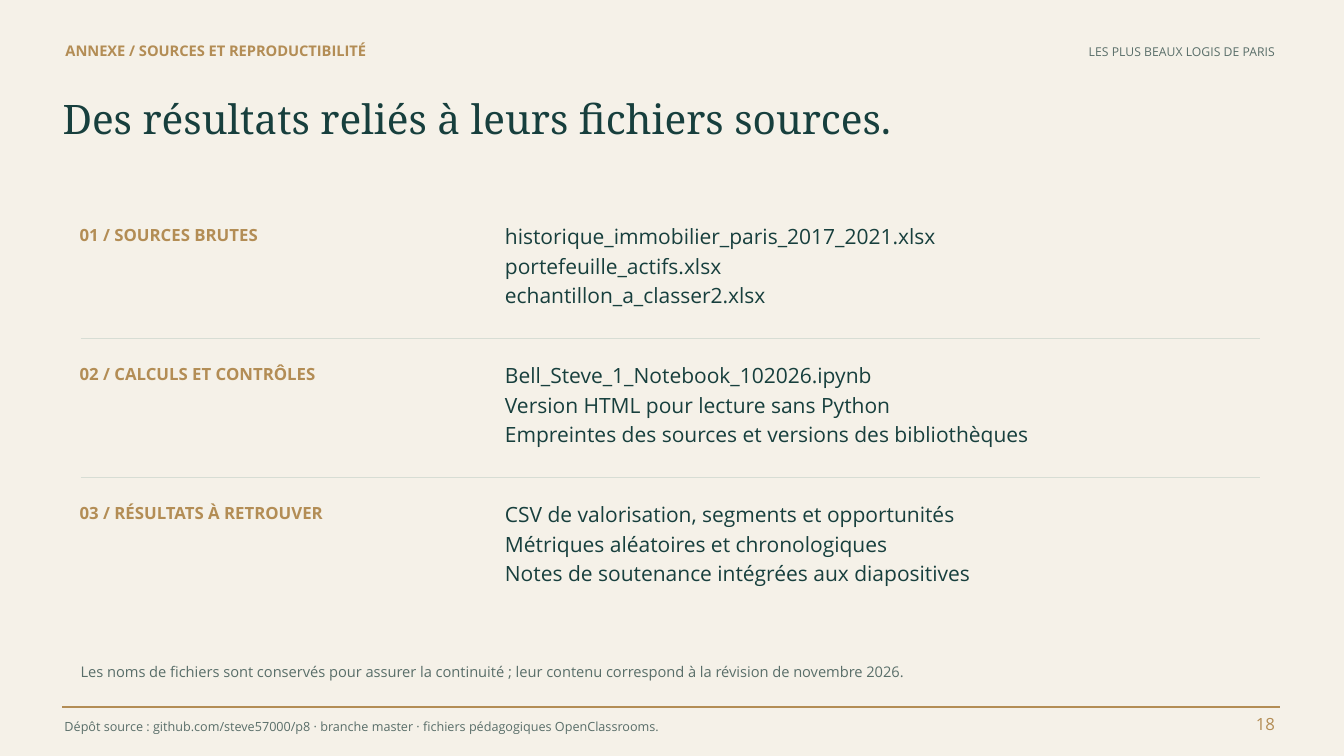
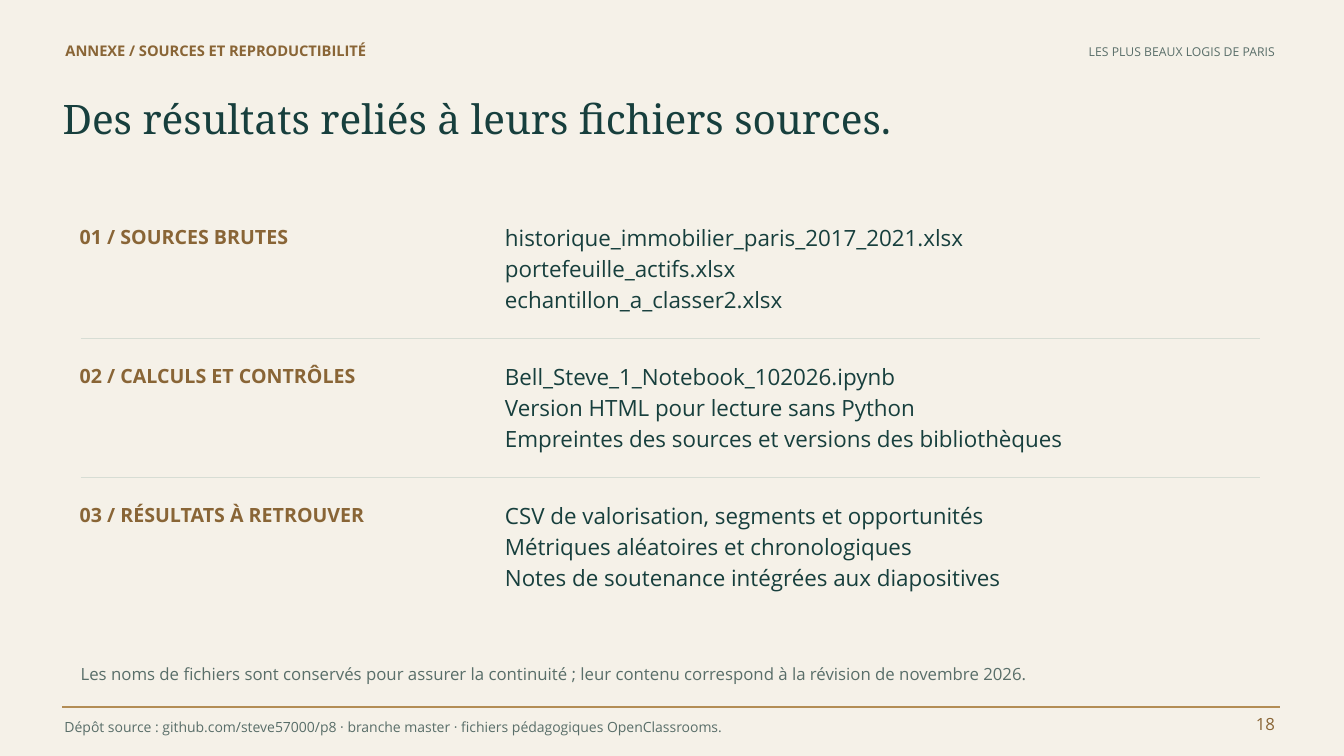
Before and after one commit to steve57000/p8, a slide deck: slide 18 of livrables/Bell_Steve_2_presentation_102026.pptx. Drawn at 1344x756 pixels with LibreOffice and Linux fonts; fonts in the diff are those of the drawing. Boxes give left, top, right and bottom in pixels: in the first picture for what was removed or moved away, otherwise in the second. Text is boxed around its words. In the diff, an @@ line names an element or a change of style, - is before the commit and + after.

```diff
--- a/livrables/Bell_Steve_2_presentation_102026.pptx
+++ b/livrables/Bell_Steve_2_presentation_102026.pptx
@@ text "ANNEXE / SOURCES ET REPRODUCTIBILITÉ" at <box>65,43,366,56</box>: text colour #B38D55 to none @@
@@ size 12 to 14 pt, text colour #B38D55 to none in 3 elements at <box>80,230,288,244</box>, <box>80,364,356,383</box>, <box>80,504,364,522</box> @@
@@ size 15 to 16 pt, text colour #173F3D to none in 3 elements at <box>505,229,963,312</box>, <box>505,368,1062,452</box>, <box>505,507,1000,592</box> @@
@@ text "Les noms de fichiers sont ..." at <box>81,667,1026,684</box>: size 10.5 to 12 pt, text colour #596E69 to none @@
@@ text "Dépôt source : github.com/steve57000/p8 · ..." at <box>64,721,722,736</box>: size 9 to 10 pt, text colour #596E69 to none @@
@@ text "18" at <box>1256,718,1275,730</box>: text colour #B38D55 to none @@
```
Also in this commit, not shown: 16 other slides changed, 2 other files.
